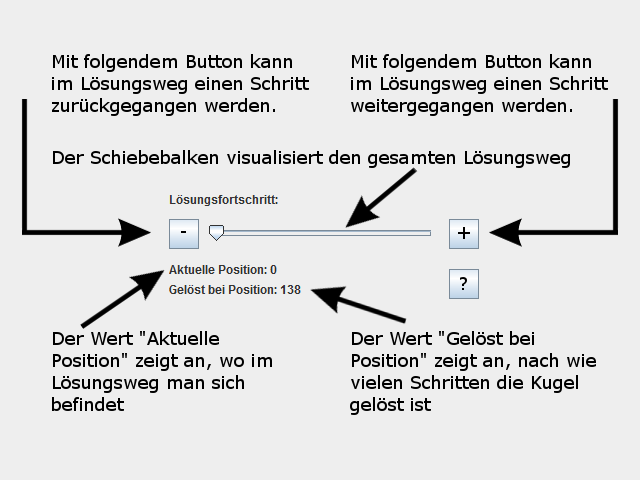
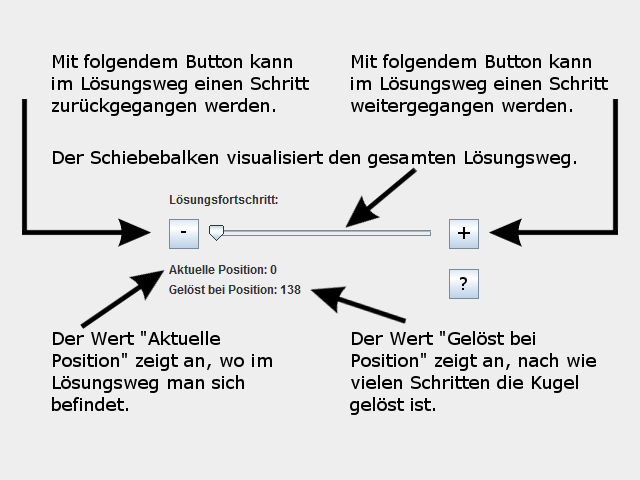
Layers edited between the first and the second 640x480 image:
painted on "Der Wert 'Gelöst bei Position'..." over (406, 331, 535, 411)
painted on "Der Wert 'Aktuelle Position' z..." over (107, 331, 220, 411)
